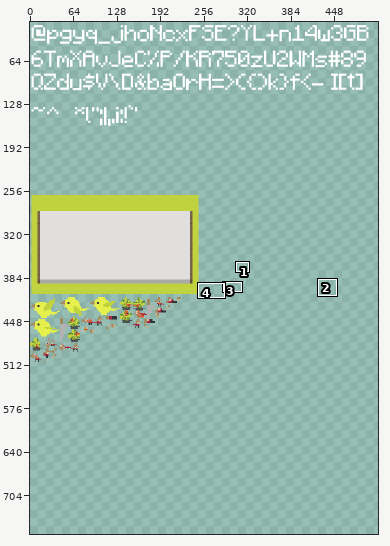
Sprite sheet, stored at StickyFangers/html5game/Sticky Fangers_texture_0.png. Above: a wide view before the commit, with the close-up outlined.
Close-up. Earlier state:
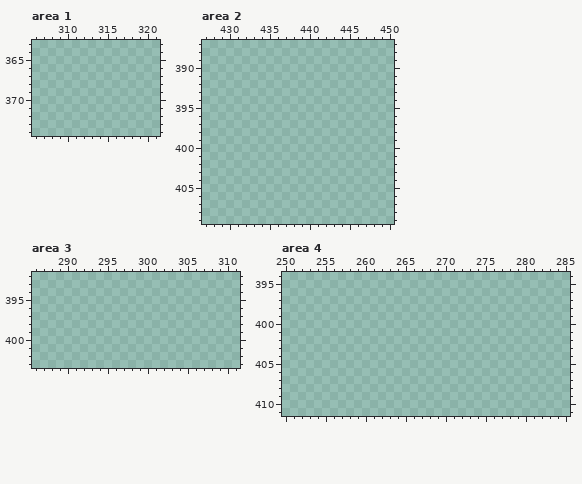
The file is 512x512 pixels. Pixels under 10% opacity are left out. Colours within 5 levels of each other are drawn and written as one. Shown: area 1: x 306..321, y 363..374; area 2: x 427..450, y 387..409; area 3: x 286..311, y 392..403; area 4: x 250..285, y 394..411. The old version is drawn lined up with the new one, on the new canvas. The wide view leaves out empty margins. The commit also changed other parts of the picture, which this record leaves out.
Once edited:
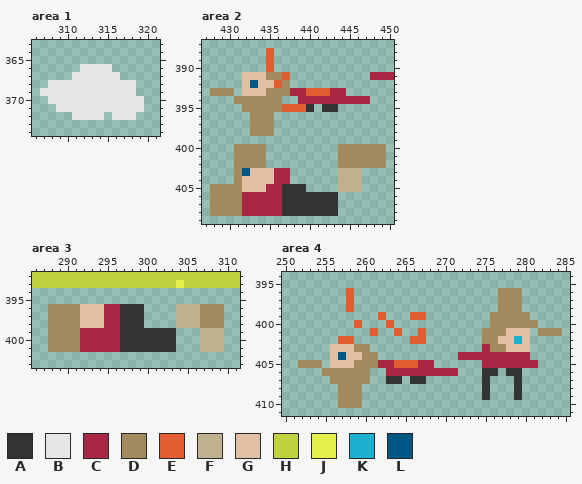
Palette (. is transparent): A #333333  B #e6e5e4  C #a82743  D #a38a5f  E #e15e32  F #bfb08e  G #e3bfa4  H #c0d23e  J #e5f04c  K #1bb0ce  L #005784
The exact change:
canvas 512x512 -> 512x1024
--- area 1
@@ x 306..321 @@
 365 ................
-366 ................
-367 ................
-368 ................
-369 ................
-370 ................
-371 ................
-372 ................
+366 ......BBBB......
+367 .....BBBBBB.....
+368 ..BBBBBBBBBBB...
+369 .BBBBBBBBBBBB...
+370 ..BBBBBBBBBBBB..
+371 ...BBBBBBBBBBB..
+372 .....BBBB.BBB...
 373 ................
--- area 2
@@ x 427..450 @@
 387 ........................
-388 ........................
-389 ........................
-390 ........................
-391 ........................
-392 ........................
-393 ........................
-394 ........................
-395 ........................
-396 ........................
-397 ........................
-398 ........................
+388 ........E...............
+389 ........E...............
+390 ........E...............
+391 .....GGGDDE..........CCC
+392 .....GLGGED.............
+393 .DDD.GGGDDDCCEEECC......
+394 ....DDDDDD..CCCCCCCCC...
+395 .....DDDDDEEEA.AA.......
+396 ......DDD...............
+397 ......DDD...............
+398 ......DDD...............
 399 ........................
-400 ........................
-401 ........................
-402 ........................
-403 ........................
-404 ........................
-405 ........................
-406 ........................
-407 ........................
-408 ........................
+400 ....DDDD.........DDDDDD.
+401 ....DDDD.........DDDDDD.
+402 ....DDDD.........DDDDDD.
+403 ....DLGGGCC......FFF....
+404 ....DGGGGCC......FFF....
+405 .DDDDGGGCCAAA....FFF....
+406 .DDDDCCCCCAAAAAAA.......
+407 .DDDDCCCCCAAAAAAA.......
+408 .DDDDCCCCCAAAAAAA.......
 409 ........................
--- area 3
@@ x 286..311 @@
-392 ..........................
-393 ..........................
+392 HHHHHHHHHHHHHHHHHHHHHHHHHH
+393 HHHHHHHHHHHHHHHHHHJHHHHHHH
 394 ..........................
 395 ..........................
-396 ..........................
-397 ..........................
-398 ..........................
-399 ..........................
-400 ..........................
-401 ..........................
+396 ..DDDDGGGCCAAA....FFFDDD..
+397 ..DDDDGGGCCAAA....FFFDDD..
+398 ..DDDDGGGCCAAA....FFFDDD..
+399 ..DDDDCCCCCAAAAAAA...FFF..
+400 ..DDDDCCCCCAAAAAAA...FFF..
+401 ..DDDDCCCCCAAAAAAA...FFF..
 402 ..........................
--- area 4
@@ x 250..285 @@
 395 ....................................
-396 ....................................
-397 ....................................
-398 ....................................
-399 ....................................
-400 ....................................
-401 ....................................
-402 ....................................
-403 ....................................
-404 ....................................
-405 ....................................
-406 ....................................
-407 ....................................
-408 ....................................
-409 ....................................
-410 ....................................
+396 ........E..................DDD......
+397 ........E..................DDD......
+398 ........E..................DDD......
+399 ............E...EE........DDDDD.....
+400 .........E...E............DDDDDD....
+401 ...........E..E..E.......DDDGGG.DDD.
+402 .......EE.......EE.......DDGGKG.....
+403 ......GGGDD..............CDDGGG.....
+404 ......GLGGDD..........CCCCCCCCC.....
+405 ..DDD.GGGDDDCCEEECC......CCCCCCC....
+406 .....DDDDDD..CCCCCCCCC...AA.AA......
+407 ......DDDDD..AA.AA.......A...A......
+408 .......DDD...............A...A......
+409 .......DDD...............A...A......
+410 .......DDD..........................
 411 ....................................
Boxes around the changes in both close-ups, in picture pixels (x1, y1, x2, y2):
added: (40, 64, 144, 120)
added: (210, 48, 394, 216)
added: (32, 272, 240, 352)
added: (298, 288, 562, 408)
